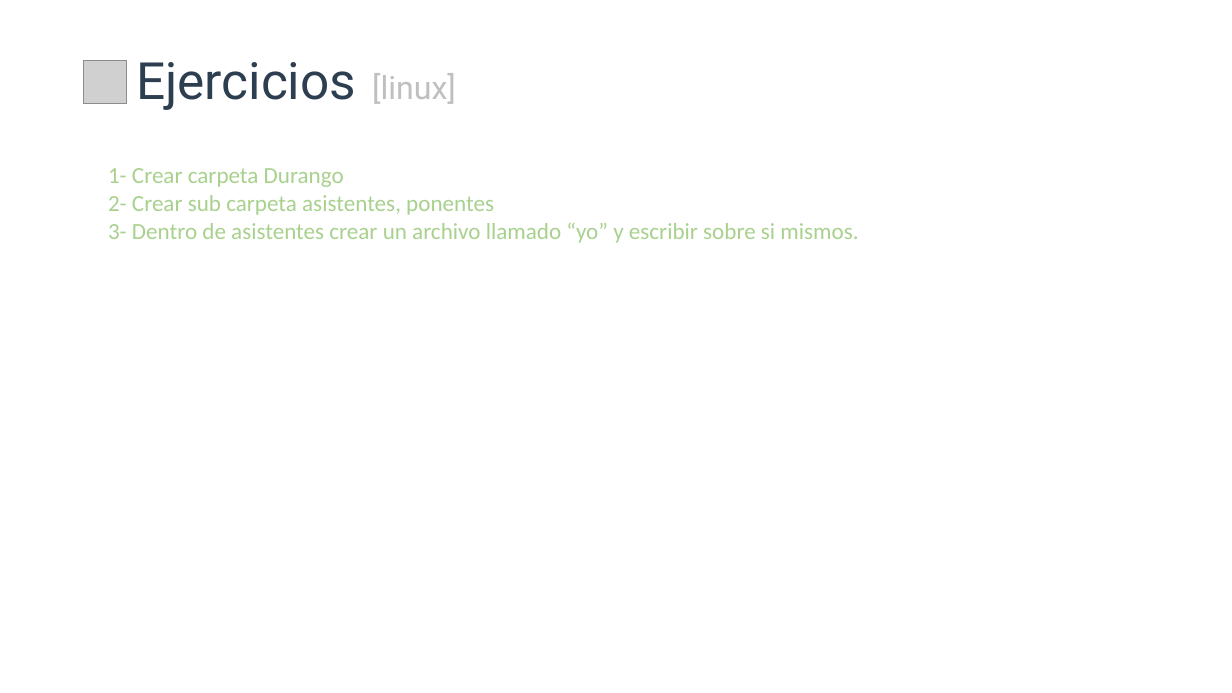
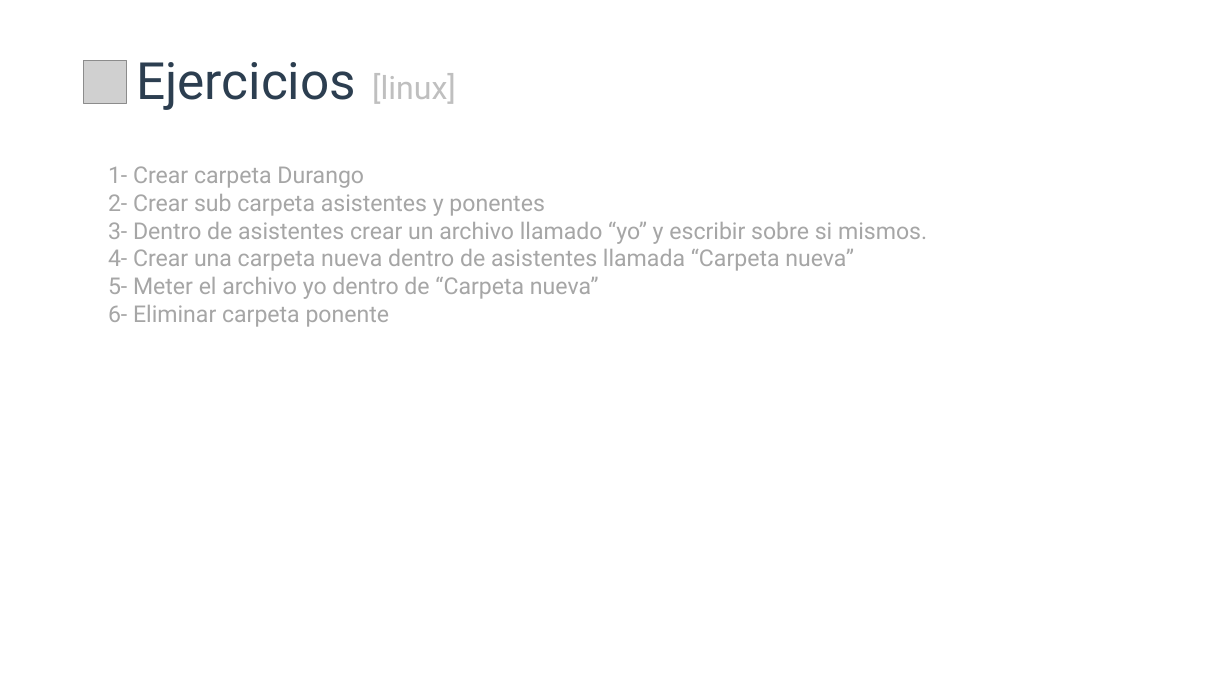
Before and after one commit to cimadev/PlaticasTalleres, a slide deck: slide 25 of 2017/dec_7_Git_GitHub_WorkShop/DGO.pptx (slide 29 before the commit). Drawn at 1232x693 pixels with LibreOffice and Linux fonts; fonts in the diff are those of the drawing; grey boxes stand for pictures. Boxes give left, top, right and bottom in pixels: in the first picture for what was removed or moved away, otherwise in the second. Text is boxed around its words. In the diff, an @@ line names an element or a change of style, - is before the commit and + after.

```diff
--- a/2017/dec_7_Git_GitHub_WorkShop/DGO.pptx
+++ b/2017/dec_7_Git_GitHub_WorkShop/DGO.pptx
@@ text at (108, 166, 927, 244): font Calibri to Roboto, text colour #A9D18E to #A6A6A6 in "1- Crear carpeta Durango", "3- Dentro de asistentes crear un archivo ..." @@
@@ text at (108, 194, 545, 216): text changed; font Calibri to Roboto; text colour #A9D18E to #A6A6A6 @@
-2- Crear sub carpeta asistentes, ponentes
+2- Crear sub carpeta asistentes y ponentes
@@ text at (108, 249, 854, 327): paragraphs added @@
+4- Crear una carpeta nueva dentro de asistentes llamada “Carpeta nueva”
+5- Meter el archivo yo dentro de “Carpeta nueva”
+6- Eliminar carpeta ponente
```
Also in this commit, not shown: 5 other slides changed, 10 slides added, 10 slides removed.
